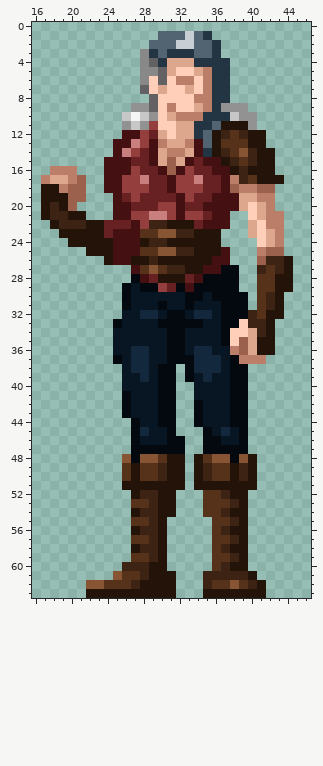
One commit to this pixel-art sprite: Assets/Art/Character/Ashlynn_HandToHand/Idle_ANIM/ANI_Ashlynn_Idle_Frame3.png. The picture above was drawn from the file before the commit.
The file is 64x64 pixels. Shown: x 16..46, y 0..63.
The same view after the edit:
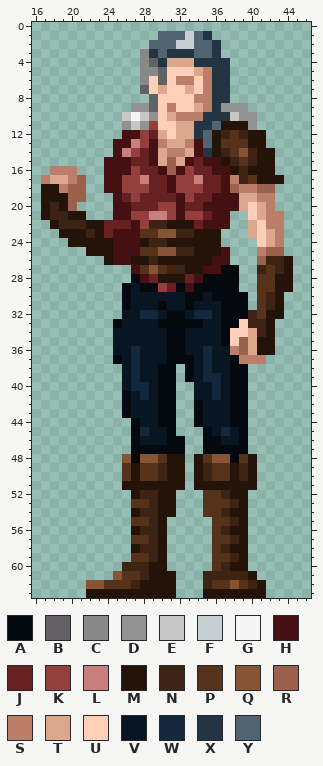
Palette (. is transparent): A #03090f  B #646164  C #898889  D #929292  E #c7c7c7  F #c7ced4  G #f5f5f5  H #451011  J #682122  K #953e3e  L #ca7f7f  M #241308  N #3d2313  P #56321b  Q #875534  R #9c614d  S #ba7e69  T #dda78d  U #ffcfba  V #081624  W #13283c  X #233442  Y #526472
What changed:
@@ x 29..33 @@
  4 BXTTT
- 5 CBTUU
+ 5 CBUUU
  6 UBUSS
@@ x 20..24 @@
 22 NNMMJ
-23 MMMMJ
+23 MMNMJ
 24 MMMMM
@@ x 25..38 @@
 35 VVVVVVAAVVVVAU
-36 VVWWVVAAVWWVVS
-37 AVWWVVAAAWWWVA
-38 .VWWVAA.AWWWVA
-39 .VVWVAA.AVWVVA
-40 .VVVVAA..VVVVA
-41 .AVVVAA..VVVVA
+36 VVWVVVAAVVWVVS
+37 AVWVVVAAAVWVVA
+38 .VWVVAA.AVWVVA
+39 .VWVVAA.AVWWVA
+40 .VWWVAA..VVWVA
+41 .AVWVAA..VVWVA
 42 .AVVVAA..AVVVA
@@ x 37..41 @@
 47 AAA..
-48 QAQM.
+48 QAPM.
 49 PMNM.
Changed places in both pictures, as pixel boxes (x1, y1, x2, y2):
changed: (167, 67, 176, 76)
changed: (86, 229, 95, 238)
changed: (131, 346, 149, 400)
changed: (194, 346, 221, 400)
changed: (239, 454, 248, 463)
